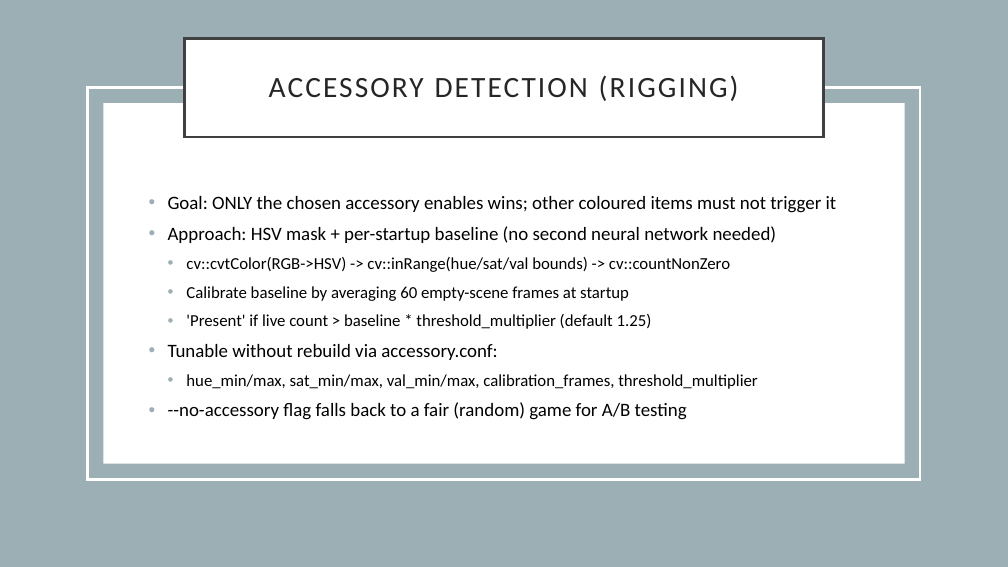
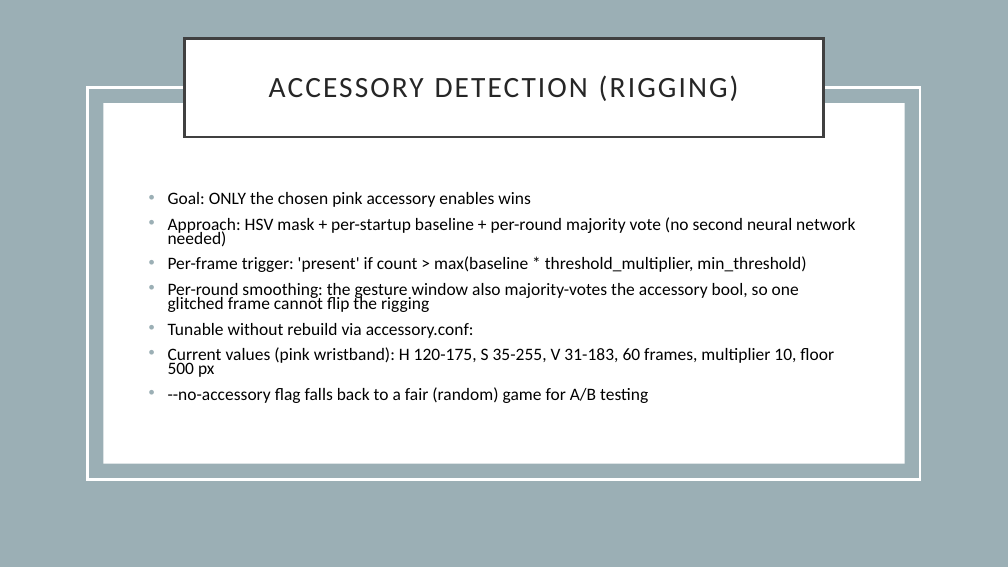
Before and after one commit to andreasranzmaier/EAI_Rock_Paper_Lose, a slide deck: slide 11 of presentation.pptx. Drawn at 1008x567 pixels with LibreOffice and Linux fonts; fonts in the diff are those of the drawing. Boxes give left, top, right and bottom in pixels: in the first picture for what was removed or moved away, otherwise in the second. Text is boxed around its words. In the diff, an @@ line names an element or a change of style, - is before the commit and + after.

Commit message:
slides and presentation calibration

```diff
--- a/presentation.pptx
+++ b/presentation.pptx
@@ text at (168, 192, 855, 312): text changed; size 16 to 16.6 pt @@
-• Goal: ONLY the chosen accessory enables wins; other coloured items must not trigger it
-• Approach: HSV mask + per-startup baseline (no second neural network needed)
-  • cv::cvtColor(RGB->HSV) -> cv::inRange(hue/sat/val bounds) -> cv::countNonZero
-  • Calibrate baseline by averaging 60 empty-scene frames at startup
-  • 'Present' if live count > baseline * threshold_multiplier (default 1.25)
+• Goal: ONLY the chosen pink accessory enables wins
+• Approach: HSV mask + per-startup baseline + per-round majority vote (no second neural network needed)
+• Per-frame trigger: 'present' if count > max(baseline * threshold_multiplier, min_threshold)
+• Per-round smoothing: the gesture window also majority-votes the accessory bool, so one glitched frame cannot flip the rigging
@@ text at (168, 323, 648, 403): size 18 to 16.6 pt in "Tunable without rebuild via accessory.conf:", "--no-accessory flag falls back to a fair ..."; line spacing 0.9 to 0.7 @@
@@ text at (168, 347, 834, 377): text changed; size 16 to 16.6 pt @@
-  • hue_min/max, sat_min/max, val_min/max, calibration_frames, threshold_multiplier
+• Current values (pink wristband): H 120-175, S 35-255, V 31-183, 60 frames, multiplier 10, floor 500 px
```
Also in this commit, not shown: 4 other slides changed, 6 other files.
